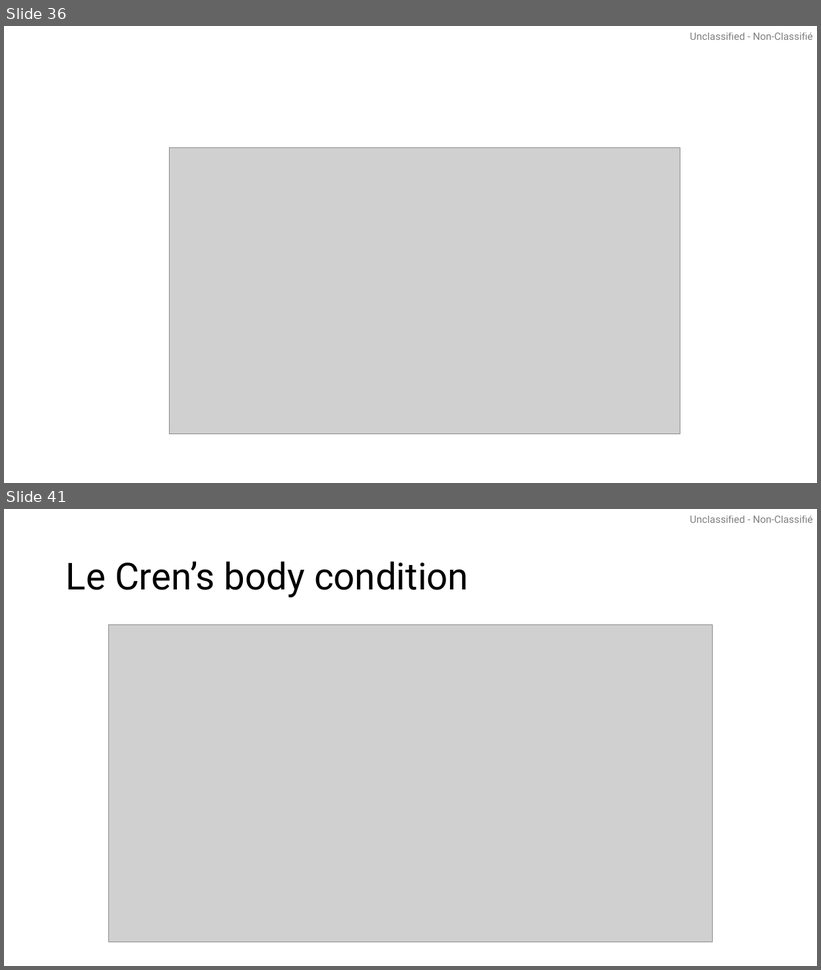
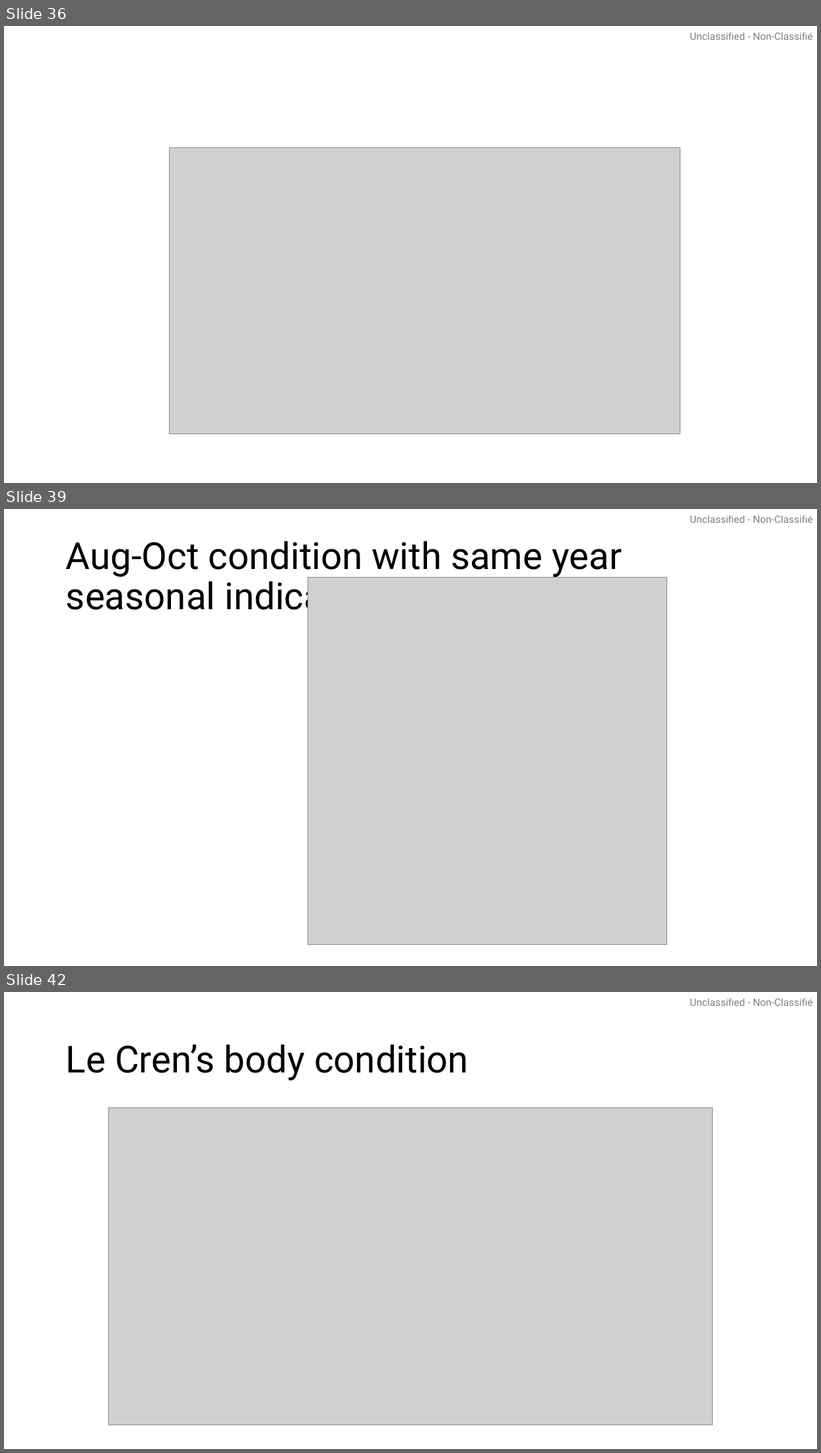
Before and after one commit to pbs-assess/gfcondition, a slide deck: stock-specific/hake/output_plots_20260730.pptx. Shown one above the other, each under a label of ours: slides 36 and 41 before the commit, slides 36, 39 and 42 after it; the slides between them are not shown. The pictures are 821x970 and 821x1453 pixels, drawn with LibreOffice and Linux fonts; fonts in the diff are those of the drawing; grey boxes stand for pictures. Boxes give left, top, right and bottom in pixels: in the first picture for what was removed or moved away, otherwise in the second. Text is boxed around its words. In the diff, an @@ line names an element or a change of style, - is before the commit and + after.

```diff
--- a/stock-specific/hake/output_plots_20260730.pptx
+++ b/stock-specific/hake/output_plots_20260730.pptx
@@ slide 39 added at [4,509,817,966], background #FFFFFF; not listed: 1 template element that a slide beside it also shows @@
@@ title added at [66,541,622,619], 44 pt, text #000000 @@
+Aug-Oct condition with same year seasonal indicators
@@ picture added at [308,578,667,945] @@
@@ what was slide 41 is now slide 42 @@
```
Also in this commit, not shown: 6 other slides added, 1 slide removed.
